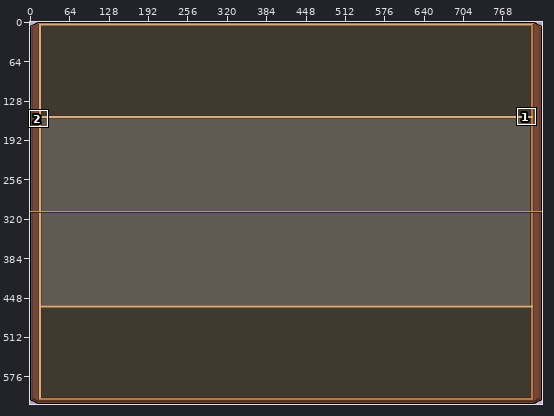
One commit to this pixel-art file: packages/client/src/assets/ui/board.aseprite. The picture above shows the old version from afar; the outline marks the close-up.
Close-up. Before the edit:
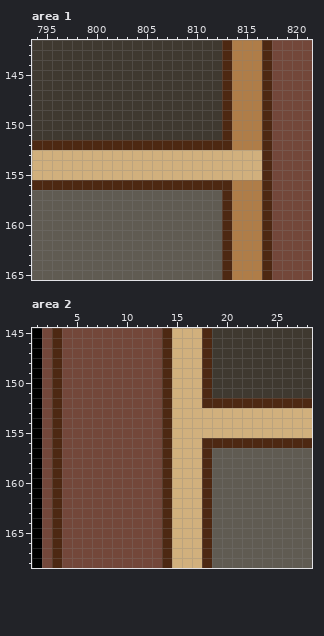
832x621 pixels, 1 frame. Colours within 5 levels of each other are drawn and written as one. Shown: area 1: x 794..821, y 142..165; area 2: x 1..28, y 145..168.
The same view after the edit:
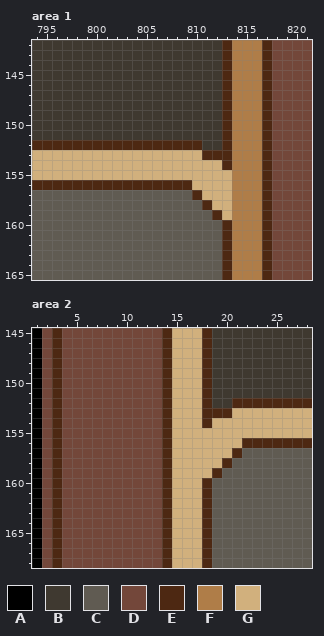
Palette (. is transparent): A #000000  B #3f3930  C #605b52  D #73473a  E #4d2812  F #af7d48  G #d1b07d
Changes in this commit:
Area 1:
Colour E becomes colour B in row 152 at x 811 to 812.
Colour C becomes colour E in row 157 at x 810; in row 158 at x 811; in row 159 at x 812.
Colour G becomes colour E in row 153 at x 811 to 813; in row 154 at x 813.
Colour G becomes colour F in rows 153 to 155 at x 814 to 816.
Colour C becomes colour G in row 157 at x 811 to 812; in row 158 at x 812.
Colour E becomes colour G in row 156 at x 810 to 813; in rows 157 to 159 at x 813.
Area 2:
Colour E becomes colour B in row 152 at x 19 to 20.
Colour C becomes colour E in row 157 at x 21; in row 158 at x 20; in row 159 at x 19.
Colour G becomes colour E in row 153 at x 18 to 20; in row 154 at x 18.
Colour C becomes colour G in row 157 at x 19 to 20; in row 158 at x 19.
Colour E becomes colour G in row 156 at x 18 to 21; in rows 157 to 159 at x 18.
